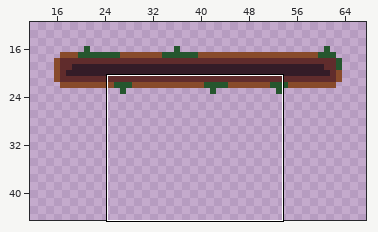
One commit to this pixel-art file: source code/assets/maps/platforms.ase. The picture above shows the old version from afar; the outline marks the close-up.
Close-up. First the earlier version:
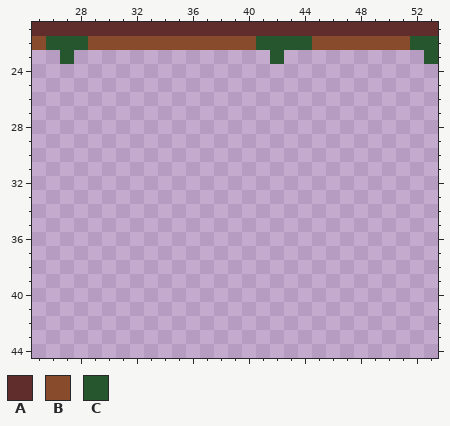
256x256 pixels, 1 frame. Shown: x 25..53, y 21..44. The wide view leaves out empty margins.
Palette (. is transparent): A #602c2c  B #884b2b  C #25562e
Pixels before, first column x 25:
21 AAAAAAAAAAAAAAAAAAAAAAAAAAAAA
22 BCCCBBBBBBBBBBBBCCCCBBBBBBBCC
23 ..C..............C..........C
And afterwards:
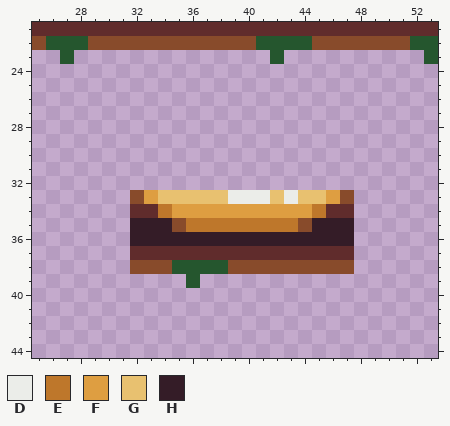
Colours new in this view: D #ebede9  E #be772b  F #de9e41  G #e8c170  H #341c27
The edit:
The edit adds colour A in row 34 at x 32 to 33 and 46 to 47; in row 37 at x 32 to 47.
The edit adds colour B in row 33 at x 32 and 47; in row 35 at x 35 and 44; in row 38 at x 32 to 34 and 39 to 47.
The edit adds colour C in row 38 at x 35 to 38; in row 39 at x 36.
The edit adds colour D in row 33 at x 39 to 41 and 43.
The edit adds colour E in row 34 at x 34 and 45; in row 35 at x 36 to 43.
The edit adds colour F in row 33 at x 33 and 46; in row 34 at x 35 to 44.
The edit adds colour G in row 33 at x 34 to 38, 42 and 44 to 45.
The edit adds colour H in row 35 at x 32 to 34 and 45 to 47; in row 36 at x 32 to 47.
